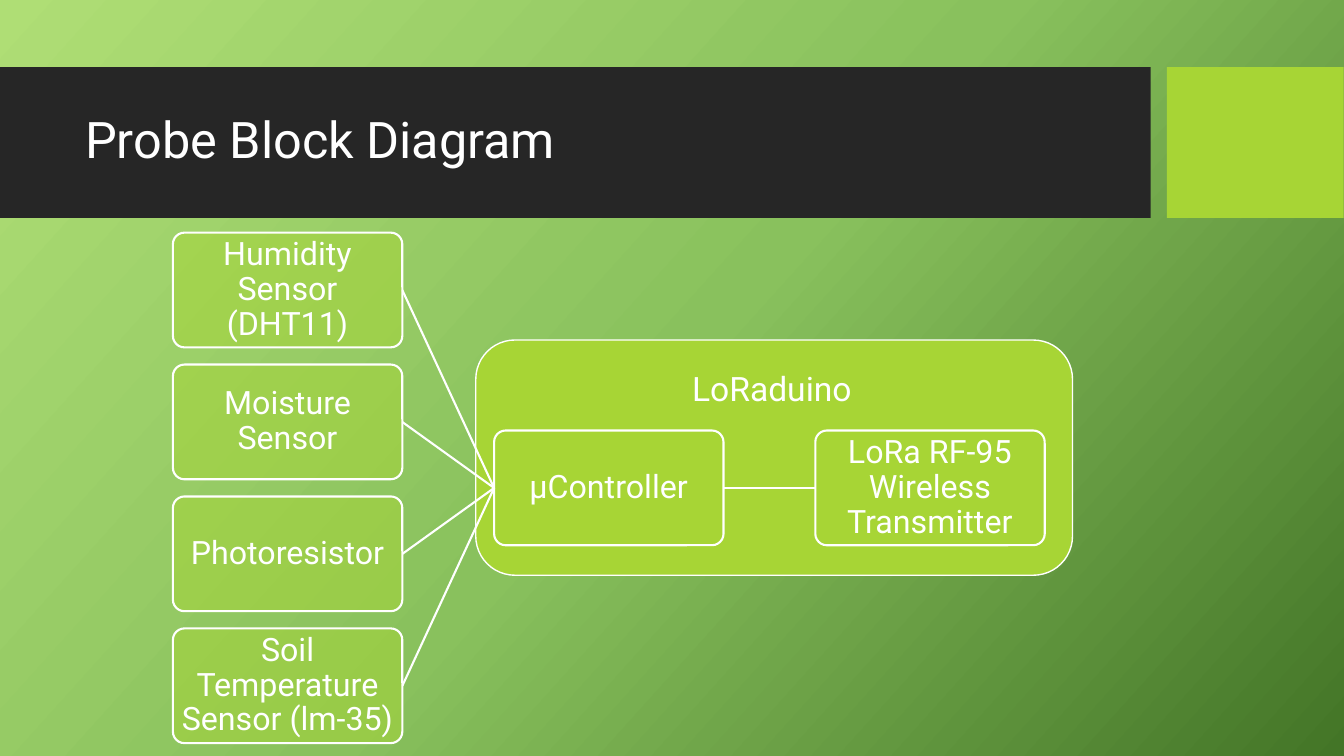
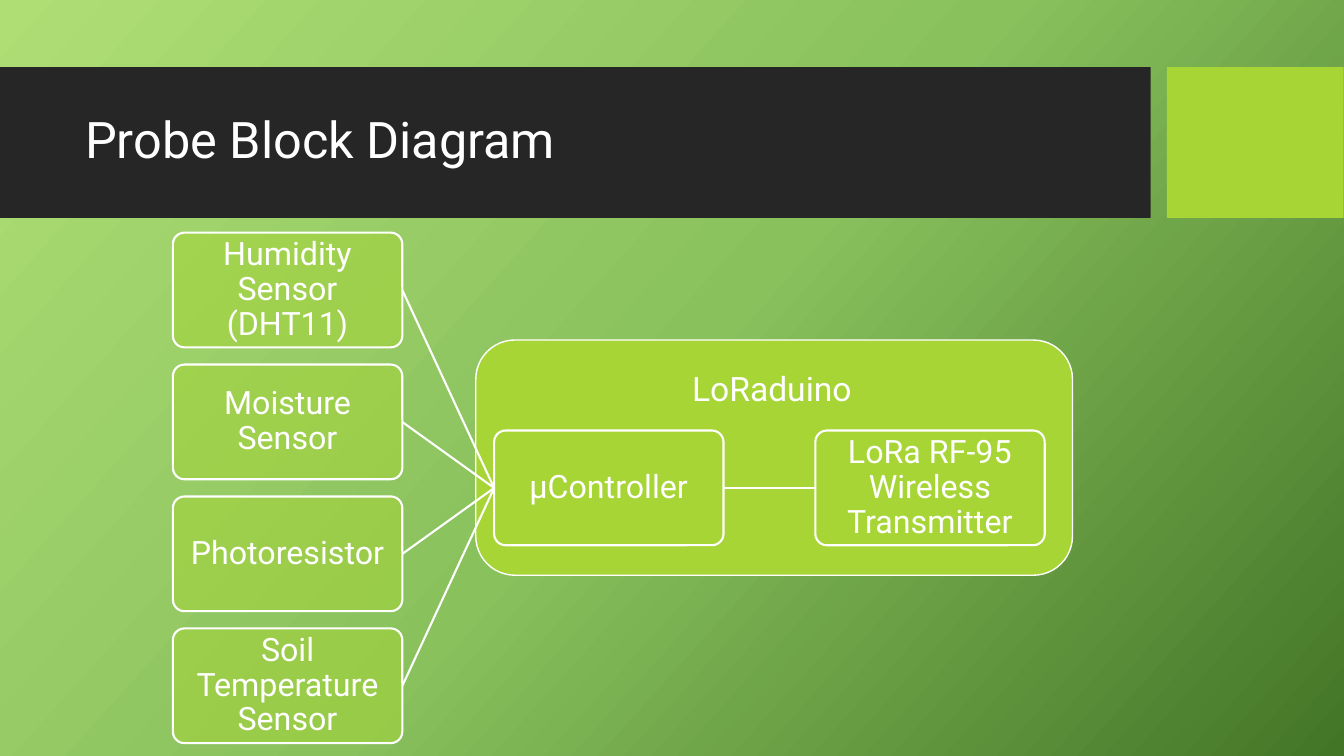
Before and after one commit to Haz-IQ/Precise-Agriculture, a slide deck: slide 8 of Presentation PA.pptx. Drawn at 1344x756 pixels with LibreOffice and Linux fonts; fonts in the diff are those of the drawing; background and template pictures are left out. Boxes give left, top, right and bottom in pixels: in the first picture for what was removed or moved away, otherwise in the second. Text is boxed around its words. In the diff, an @@ line names an element or a change of style, - is before the commit and + after.

```diff
--- a/Presentation PA.pptx
+++ b/Presentation PA.pptx
@@ text at <box>197,637,379,731</box>: text changed @@
-Soil Temperature Sensor (lm-35)
+Soil Temperature Sensor
```
Also in this commit, not shown: 3 other slides changed, 2 slides added, 1 slide removed.
